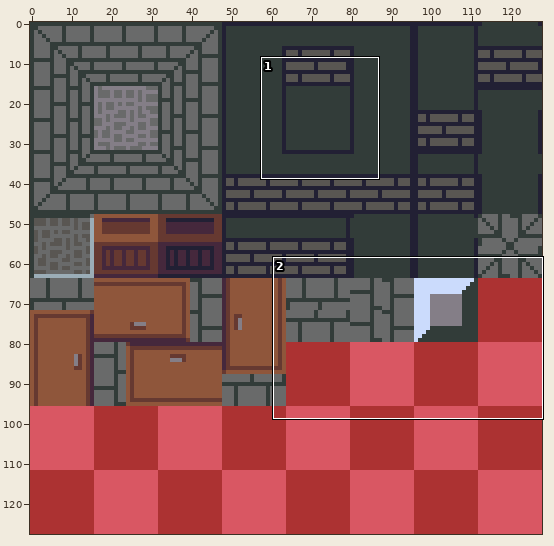
Sprite sheet: graphics/level_tiles.png. Above, an overview of the earlier version with the close-up marked.
Close-up. Before the commit:
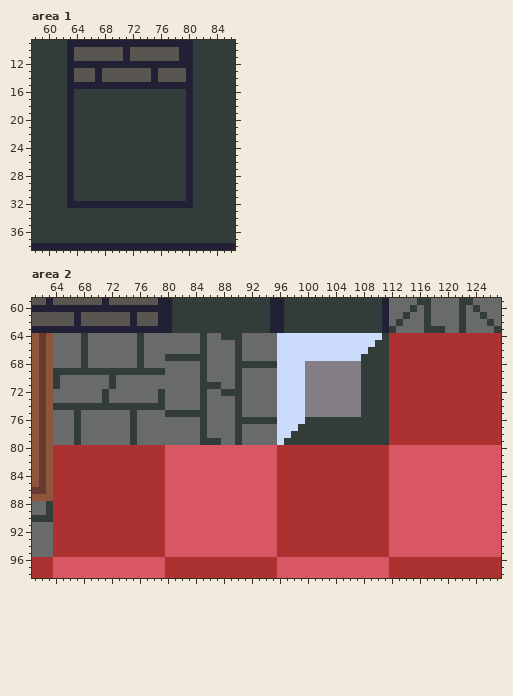
The file is 128x128 pixels. Shown: area 1: x 58..86, y 9..38; area 2: x 61..127, y 59..98.
After:
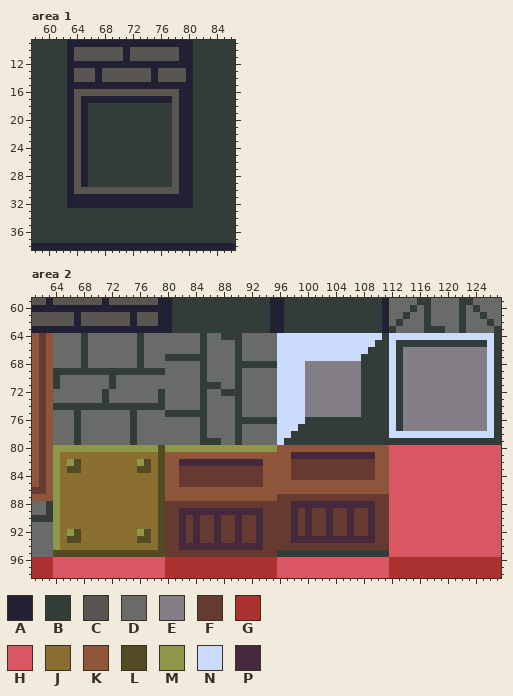
Palette (. is transparent): A #222034  B #323c39  C #595652  D #696a6a  E #847e87  F #663931  G #ac3232  H #d95763  J #8a6f30  K #8f563b  L #524b24  M #8f974a  N #cbdbfc  P #45283c
From old to new:
Changed rows in their new state; - is an unchanged pixel.
Area 1:
first column x 64:
16 CCCCCCCCCCCCCCCA
17 CAAAAAAAAAAAAACA
18 CA------------CA
19 CA------------CA
20 CA------------CA
21 CA------------CA
22 CA------------CA
23 CA------------CA
24 CA------------CA
25 CA------------CA
26 CA------------CA
27 CA------------CA
28 CA------------CA
29 CA------------CA
30 CCCCCCCCCCCCCCCA
31 AAAAAAAAAAAAAAAA
Area 2:
first column x 64:
64 ------------------------------------------------NNNNNNNNNNNNNNNB
65 ------------------------------------------------NBBBBBBBBBBBBBNB
66 ------------------------------------------------NBEEEEEEEEEEEENB
67 ------------------------------------------------NBEEEEEEEEEEEENB
68 ------------------------------------------------NBEEEEEEEEEEEENB
69 ------------------------------------------------NBEEEEEEEEEEEENB
70 ------------------------------------------------NBEEEEEEEEEEEENB
71 ------------------------------------------------NBEEEEEEEEEEEENB
72 ------------------------------------------------NBEEEEEEEEEEEENB
73 ------------------------------------------------NBEEEEEEEEEEEENB
74 ------------------------------------------------NBEEEEEEEEEEEENB
75 ------------------------------------------------NBEEEEEEEEEEEENB
76 ------------------------------------------------NBEEEEEEEEEEEENB
77 ------------------------------------------------NBEEEEEEEEEEEENB
78 ------------------------------------------------NNNNNNNNNNNNNNNB
79 ------------------------------------------------BBBBBBBBBBBBBBBB
80 MMMMMMMMMMMMMMMLMMMMMMMMMMMMMMMMKKKKKKKKKKKKKKKK----------------
81 MJJJJJJJJJJJJJJLKKKKKKKKKKKKKKKKKKPPPPPPPPPPPPKK----------------
82 MJMLJJJJJJJJMLJLKKPPPPPPPPPPPPKKKKFFFFFFFFFFFFKK----------------
83 MJLLJJJJJJJJLLJLKKFFFFFFFFFFFFKKKKFFFFFFFFFFFFKK----------------
84 MJJJJJJJJJJJJJJLKKFFFFFFFFFFFFKKKKFFFFFFFFFFFFKK----------------
85 MJJJJJJJJJJJJJJLKKFFFFFFFFFFFFKKKKKKKKKKKKKKKKKK----------------
86 MJJJJJJJJJJJJJJLKKKKKKKKKKKKKKKKKKKKKKKKKKKKKKKK----------------
87 MJJJJJJJJJJJJJJLKKKKKKKKKKKKKKKKFFFFFFFFFFFFFFFF----------------
88 MJJJJJJJJJJJJJJLFFFFFFFFFFFFFFFFFFPPPPPPPPPPPPFF----------------
89 MJJJJJJJJJJJJJJLFFPPPPPPPPPPPPFFFFPFPFFPFFPFFPFF----------------
90 MJJJJJJJJJJJJJJLFFPFPFFPFFPFFPFFFFPFPFFPFFPFFPFF----------------
91 MJJJJJJJJJJJJJJLFFPFPFFPFFPFFPFFFFPFPFFPFFPFFPFF----------------
92 MJMLJJJJJJJJMLJLFFPFPFFPFFPFFPFFFFPFPFFPFFPFFPFF----------------
93 MJLLJJJJJJJJLLJLFFPFPFFPFFPFFPFFFFPPPPPPPPPPPPFF----------------
94 MJJJJJJJJJJJJJJLFFPPPPPPPPPPPPFFFFFFFFFFFFFFFFFF----------------
95 LLLLLLLLLLLLLLLLFFFFFFFFFFFFFFFFBBBBBBBBBBBBBBBB----------------
